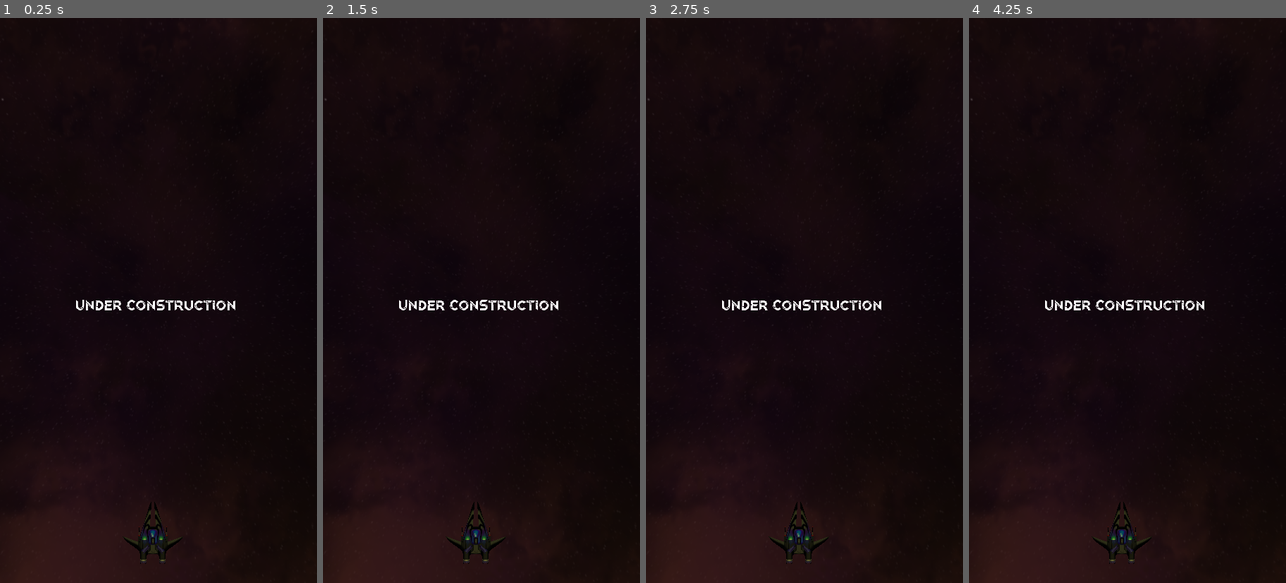
Above: before the commit, frames 1-4 (left to right).
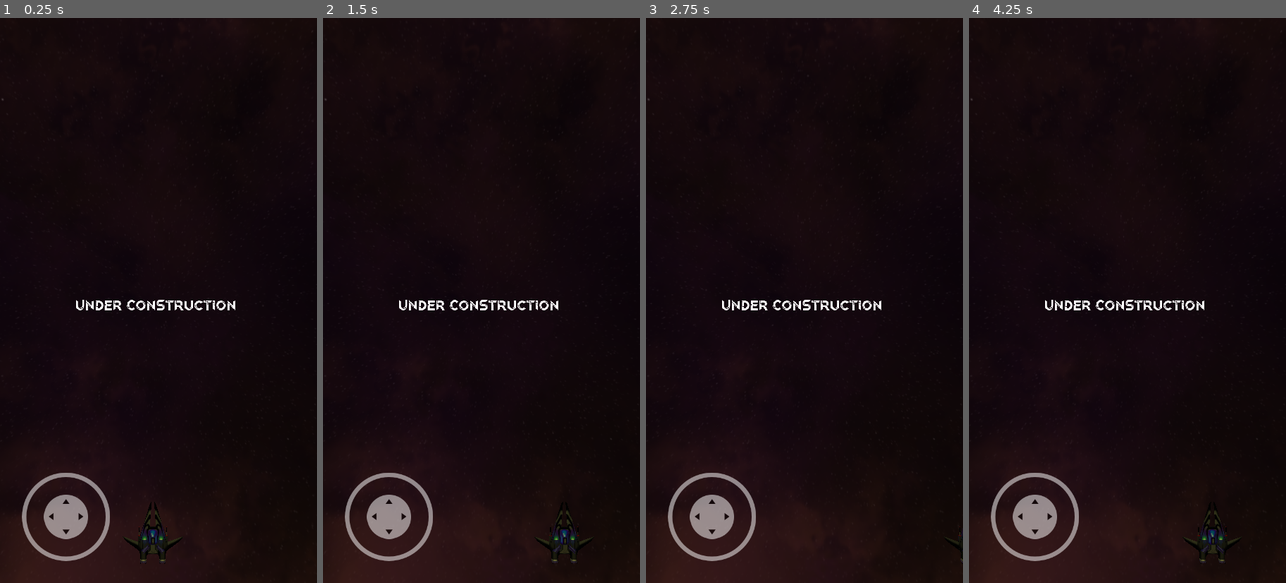
Above: after the commit, the same moments.

Repository: U3ForgeOrg/u3forgeWebsite
Game: Godot game, scene res://Scenes/ComingSoonScene.tscn
Same seed, same stepped clock (60 frames per second), same inputs: the game is played once before the commit and once after it.
Inputs (mouse positions are in pixels of both pictures, inside the frame that each line leads up to):
- Up to frame 1 (0.25 s): no input
- Up to frame 2 (1.5 s): tap Enter at 0.5 s; move the mouse to (551, 272) at 0.52 s; hold Right (ui_right) 0.53-1.25 s; click (551, 272) at 0.67 s; drag from (418, 328) to (465, 413) at 1.27 s
- Up to frame 3 (2.75 s): tap Space at 2 s; move the mouse to (836, 176) at 2.02 s; hold Right (ui_right) from 2.03 s (still down); click (836, 176) at 2.17 s
- Up to frame 4 (4.25 s): release Right (ui_right) at 2.75 s; drag from (1111, 413) to (1032, 215) at 2.77 s; tap Enter at 3.5 s; move the mouse to (1222, 385) at 3.52 s; hold Left (ui_left) from 3.53 s (still down); click (1222, 385) at 3.67 s

The runs differ from the first frame. In frame 1, 1.5% of the frame differs, in the area x 6-35%, y 80-97%; in frame 2, 2.3%, in the area x 6-85%, y 80-97%; in frame 3, 2.0%; in frame 4, 2.3%.

Commit message:
SpaceShip1

Diff:
--- a/Scenes/ComingSoonScene.tscn
+++ b/Scenes/ComingSoonScene.tscn
@@ -1,10 +1,12 @@
-[gd_scene load_steps=9 format=2]
+[gd_scene load_steps=12 format=2]
 
 [ext_resource path="res://SpaceSkyBox/skybox1.png" type="Texture" id=1]
 [ext_resource path="res://SpaceShips/shadee.jpg" type="Texture" id=2]
 [ext_resource path="res://Sounds/forgeSound.wav" type="AudioStream" id=3]
 [ext_resource path="res://SpaceShips/fighter1.obj" type="ArrayMesh" id=4]
 [ext_resource path="res://Scenes/UI.tscn" type="PackedScene" id=5]
+[ext_resource path="res://Scripts/SpaceShip.gd" type="Script" id=6]
+[ext_resource path="res://joystick/virtual_joystick.tscn" type="PackedScene" id=7]
 
 [sub_resource type="PanoramaSky" id=3]
 panorama = ExtResource( 1 )
@@ -15,6 +17,9 @@
 
 [sub_resource type="SpatialMaterial" id=1]
 albedo_texture = ExtResource( 2 )
+
+[sub_resource type="BoxShape" id=5]
+extents = Vector3( 1, 0.149888, 1 )
 
 [node name="Spatial" type="Spatial"]
 
@@ -34,8 +39,21 @@
 transform = Transform( -4.37114e-08, 0, -1, 0, 1, 0, 1, 0, -4.37114e-08, -0.0911103, 0, 1.94592 )
 mesh = ExtResource( 4 )
 material/0 = SubResource( 1 )
+script = ExtResource( 6 )
 
 [node name="OmniLight" type="OmniLight" parent="."]
 transform = Transform( 1, 0, 0, 0, 1, 0, 0, 0, 1, 0.155458, 1.19834, 1.29081 )
 light_color = Color( 0.847059, 0.937255, 0.415686, 1 )
 light_energy = 1.881
+
+[node name="StaticBody" type="StaticBody" parent="."]
+transform = Transform( 37.4921, 0, 0, 0, 1, 0, 0, 0, 27.3895, 0, 0.443958, 0 )
+
+[node name="CollisionShape" type="CollisionShape" parent="StaticBody"]
+shape = SubResource( 5 )
+
+[node name="Virtual joystick" parent="." instance=ExtResource( 7 )]
+action_left = "left"
+action_right = "right"
+action_up = "up"
+action_down = "down"
--- /dev/null
+++ b/Scripts/SpaceShip.gd
@@ -0,0 +1,29 @@
+extends MeshInstance
+
+onready var camera=get_parent().get_node("Camera")
+
+# Called when the node enters the scene tree for the first time.
+func _ready():
+	pass # Replace with function body.
+
+
+# Called every frame. 'delta' is the elapsed time since the previous frame.
+func _process(delta):
+	var horizontal=Input.get_action_strength("left")-Input.get_action_strength("right")
+	var vertical=Input.get_action_strength("down")-Input.get_action_strength("up")
+
+	translate(Vector3(vertical*delta,0,horizontal*delta))
+
+func handle_mouse_aim():
+	var mouse_coords = camera.get_viewport().get_mouse_position()
+
+	var from = camera.project_ray_origin(mouse_coords)
+	var to = from + camera.project_ray_normal(mouse_coords) * 5000
+	var space = get_world().direct_space_state
+
+	# ( Vector3 from, Vector3 to, Array exclude=[ ], int collision_mask=2147483647, bool collide_with_bodies=true, bool collide_with_areas=false )
+	# the only thing in this layer should be our world area adjusted at character eye level
+	var intersection = space.intersect_ray(from, to)
+	if intersection.has("position"):
+		print("int")
+		look_at(intersection["position"], Vector3.UP)
--- /dev/null
+++ b/joystick/virtual_joystick.gd
@@ -0,0 +1,161 @@
+class_name VirtualJoystick
+
+extends Control
+
+# https://github.com/MarcoFazioRandom/Virtual-Joystick-Godot
+
+#### EXPORTED VARIABLE ####
+
+# The color of the button when the joystick is in use.
+export(Color) var pressed_color := Color.gray
+
+# If the input is inside this range, the output is zero.
+export(float, 0, 200, 1) var deadzone_size : float = 10
+
+# The max distance the tip can reach.
+export(float, 0, 500, 1) var clampzone_size : float = 75
+
+# FIXED: The joystick doesn't move.
+# DYNAMIC: Every time the joystick area is pressed, the joystick position is set on the touched position.
+enum JoystickMode {FIXED, DYNAMIC}
+
+export(JoystickMode) var joystick_mode := JoystickMode.FIXED
+
+# VISIBILITY_ALWAYS = Always visible.
+# VISIBILITY_TOUCHSCREEN_ONLY = Visible on touch screens only.
+enum VisibilityMode {ALWAYS , TOUCHSCREEN_ONLY }
+
+export(VisibilityMode) var visibility_mode := VisibilityMode.ALWAYS
+
+# Use Input Actions
+export var use_input_actions := true
+
+# Project -> Project Settings -> Input Map
+export var action_left := "ui_left"
+export var action_right := "ui_right"
+export var action_up := "ui_up"
+export var action_down := "ui_down"
+
+#### PUBLIC VARIABLES ####
+
+# If the joystick is receiving inputs.
+var _pressed := false setget , is_pressed
+
+func is_pressed() -> bool:
+	return _pressed
+
+# The joystick output.
+var _output := Vector2.ZERO setget , get_output
+
+func get_output() -> Vector2:
+	return _output
+
+#### PRIVATE VARIABLES ####
+
+var _touch_index : int = -1
+
+onready var _base := $Base
+onready var _tip := $Base/Tip
+
+onready var _base_radius = _base.rect_size * _base.get_global_transform_with_canvas().get_scale() / 2
+
+onready var _base_default_position : Vector2 = _base.rect_position
+onready var _tip_default_position : Vector2 = _tip.rect_position
+
+onready var _default_color : Color = _tip.modulate
+
+#### FUNCTIONS ####
+
+func _ready() -> void:
+	if not OS.has_touchscreen_ui_hint() and visibility_mode == VisibilityMode.TOUCHSCREEN_ONLY:
+		hide()
+
+func _input(event: InputEvent) -> void:
+	if event is InputEventScreenTouch:
+		if event.pressed:
+			if _is_point_inside_joystick_area(event.position) and _touch_index == -1:
+				if joystick_mode == JoystickMode.DYNAMIC or (joystick_mode == JoystickMode.FIXED and _is_point_inside_base(event.position)):
+					if joystick_mode == JoystickMode.DYNAMIC:
+						_move_base(event.position)
+					_touch_index = event.index
+					_tip.modulate = pressed_color
+					_update_joystick(event.position)
+					get_tree().set_input_as_handled()
+		elif event.index == _touch_index:
+			_reset()
+			get_tree().set_input_as_handled()
+	elif event is InputEventScreenDrag:
+		if event.index == _touch_index:
+			_update_joystick(event.position)
+			get_tree().set_input_as_handled()
+
+func _move_base(new_position: Vector2) -> void:
+	_base.rect_global_position = new_position - _base.rect_pivot_offset * get_global_transform_with_canvas().get_scale()
+
+func _move_tip(new_position: Vector2) -> void:
+	_tip.rect_global_position = new_position - _tip.rect_pivot_offset * _base.get_global_transform_with_canvas().get_scale()
+
+func _is_point_inside_joystick_area(point: Vector2) -> bool:
+	var x: bool = point.x >= rect_global_position.x and point.x <= rect_global_position.x + (rect_size.x * get_global_transform_with_canvas().get_scale().x)
+	var y: bool = point.y >= rect_global_position.y and point.y <= rect_global_position.y + (rect_size.y * get_global_transform_with_canvas().get_scale().y)
+	return x and y
+
+func _is_point_inside_base(point: Vector2) -> bool:
+	var center : Vector2 = _base.rect_global_position + _base_radius
+	var vector : Vector2 = point - center
+	if vector.length_squared() <= _base_radius.x * _base_radius.x:
+		return true
+	else:
+		return false
+
+func _update_joystick(touch_position: Vector2) -> void:
+	var center : Vector2 = _base.rect_global_position + _base_radius
+	var vector : Vector2 = touch_position - center
+	vector = vector.clamped(clampzone_size)
+
+	_move_tip(center + vector)
+
+	if vector.length_squared() > deadzone_size * deadzone_size:
+		_pressed = true
+		_output = (vector - (vector.normalized() * deadzone_size)) / (clampzone_size - deadzone_size)
+	else:
+		_pressed = false
+		_output = Vector2.ZERO
+
+	if use_input_actions:
+		_update_input_actions()
+
+func _update_input_actions():
+	if _output.x < 0:
+		Input.action_press(action_left, -_output.x)
+	elif Input.is_action_pressed(action_left):
+		Input.action_release(action_left)
+	if _output.x > 0:
+		Input.action_press(action_right, _output.x)
+	elif Input.is_action_pressed(action_right):
+		Input.action_release(action_right)
+	if _output.y < 0:
+		Input.action_press(action_up, -_output.y)
+	elif Input.is_action_pressed(action_up):
+		Input.action_release(action_up)
+	if _output.y > 0:
+		Input.action_press(action_down, _output.y)
+	elif Input.is_action_pressed(action_down):
+		Input.action_release(action_down)
+
+func _reset():
+	_pressed = false
+	_output = Vector2.ZERO
+	_touch_index = -1
+	_tip.modulate = _default_color
+	_base.rect_position = _base_default_position
+	_tip.rect_position = _tip_default_position
+	if use_input_actions:
+		if Input.is_action_pressed(action_left) or Input.is_action_just_pressed(action_left):
+			Input.action_release(action_left)
+		if Input.is_action_pressed(action_right) or Input.is_action_just_pressed(action_right):
+			Input.action_release(action_right)
+		if Input.is_action_pressed(action_down) or Input.is_action_just_pressed(action_down):
+			Input.action_release(action_down)
+		if Input.is_action_pressed(action_up) or Input.is_action_just_pressed(action_up):
+			Input.action_release(action_up)
--- /dev/null
+++ b/joystick/virtual_joystick.tscn
@@ -0,0 +1,58 @@
+[gd_scene load_steps=4 format=2]
+
+[ext_resource path="res://joystick/textures/joystick_base_outline.png" type="Texture" id=1]
+[ext_resource path="res://joystick/textures/joystick_tip_arrows.png" type="Texture" id=2]
+[ext_resource path="res://joystick/virtual_joystick.gd" type="Script" id=3]
+
+[node name="Virtual joystick" type="Control"]
+modulate = Color( 1, 1, 1, 0.509804 )
+anchor_top = 1.0
+anchor_bottom = 1.0
+margin_left = 50.0
+margin_top = -250.0
+margin_right = 250.0
+margin_bottom = -50.0
+script = ExtResource( 3 )
+__meta__ = {
+"_edit_use_anchors_": false
+}
+
+[node name="Base" type="TextureRect" parent="."]
+anchor_left = 0.5
+anchor_top = 0.5
+anchor_right = 0.5
+anchor_bottom = 0.5
+margin_left = -100.0
+margin_top = -100.0
+margin_right = 100.0
+margin_bottom = 100.0
+grow_horizontal = 2
+grow_vertical = 2
+rect_pivot_offset = Vector2( 100, 100 )
+size_flags_horizontal = 4
+size_flags_vertical = 4
+texture = ExtResource( 1 )
+stretch_mode = 6
+__meta__ = {
+"_edit_use_anchors_": false
+}
+
+[node name="Tip" type="TextureRect" parent="Base"]
+anchor_left = 0.5
+anchor_top = 0.5
+anchor_right = 0.5
+anchor_bottom = 0.5
+margin_left = -50.0
+margin_top = -50.0
+margin_right = 50.0
+margin_bottom = 50.0
+grow_horizontal = 2
+grow_vertical = 2
+rect_pivot_offset = Vector2( 50, 50 )
+size_flags_horizontal = 4
+size_flags_vertical = 4
+texture = ExtResource( 2 )
+stretch_mode = 6
+__meta__ = {
+"_edit_use_anchors_": false
+}
--- a/project.godot
+++ b/project.godot
@@ -7,6 +7,16 @@
 ;   param=value ; assign values to parameters
 
 config_version=4
+
+_global_script_classes=[ {
+"base": "Control",
+"class": "VirtualJoystick",
+"language": "GDScript",
+"path": "res://joystick/virtual_joystick.gd"
+} ]
+_global_script_class_icons={
+"VirtualJoystick": ""
+}
 
 [application]
 
@@ -28,6 +38,37 @@
 
 common/drop_mouse_on_gui_input_disabled=true
 
+[input]
+
+up={
+"deadzone": 0.5,
+"events": [ Object(InputEventKey,"resource_local_to_scene":false,"resource_name":"","device":0,"alt":false,"shift":false,"control":false,"meta":false,"command":false,"pressed":false,"scancode":87,"physical_scancode":0,"unicode":0,"echo":false,"script":null)
+, Object(InputEventKey,"resource_local_to_scene":false,"resource_name":"","device":0,"alt":false,"shift":false,"control":false,"meta":false,"command":false,"pressed":false,"scancode":16777232,"physical_scancode":0,"unicode":0,"echo":false,"script":null)
+ ]
+}
+down={
+"deadzone": 0.5,
+"events": [ Object(InputEventKey,"resource_local_to_scene":false,"resource_name":"","device":0,"alt":false,"shift":false,"control":false,"meta":false,"command":false,"pressed":false,"scancode":16777234,"physical_scancode":0,"unicode":0,"echo":false,"script":null)
+, Object(InputEventKey,"resource_local_to_scene":false,"resource_name":"","device":0,"alt":false,"shift":false,"control":false,"meta":false,"command":false,"pressed":false,"scancode":83,"physical_scancode":0,"unicode":0,"echo":false,"script":null)
+ ]
+}
+right={
+"deadzone": 0.5,
+"events": [ Object(InputEventKey,"resource_local_to_scene":false,"resource_name":"","device":0,"alt":false,"shift":false,"control":false,"meta":false,"command":false,"pressed":false,"scancode":68,"physical_scancode":0,"unicode":0,"echo":false,"script":null)
+, Object(InputEventKey,"resource_local_to_scene":false,"resource_name":"","device":0,"alt":false,"shift":false,"control":false,"meta":false,"command":false,"pressed":false,"scancode":16777233,"physical_scancode":0,"unicode":0,"echo":false,"script":null)
+ ]
+}
+left={
+"deadzone": 0.5,
+"events": [ Object(InputEventKey,"resource_local_to_scene":false,"resource_name":"","device":0,"alt":false,"shift":false,"control":false,"meta":false,"command":false,"pressed":false,"scancode":65,"physical_scancode":0,"unicode":0,"echo":false,"script":null)
+, Object(InputEventKey,"resource_local_to_scene":false,"resource_name":"","device":0,"alt":false,"shift":false,"control":false,"meta":false,"command":false,"pressed":false,"scancode":16777231,"physical_scancode":0,"unicode":0,"echo":false,"script":null)
+ ]
+}
+
+[input_devices]
+
+pointing/emulate_touch_from_mouse=true
+
 [physics]
 
 common/enable_pause_aware_picking=true
--- /dev/null
+++ b/test/player.gd
@@ -0,0 +1,24 @@
+extends Sprite
+
+export (NodePath) var joystickLeftPath
+onready var joystickLeft : VirtualJoystick = get_node(joystickLeftPath)
+
+export var speed : float = 100
+
+export (NodePath) var joystickRightPath
+onready var joystickRight : VirtualJoystick = get_node(joystickRightPath)
+
+func _process(delta: float) -> void:
+#	# Movement using the joystick output:
+#	if joystickLeft and joystickLeft.is_pressed():
+#		position += joystickLeft.get_output() * speed * delta
+
+	# Movement using Input functions:
+	var move := Vector2.ZERO
+	move.x = Input.get_axis("ui_left", "ui_right")
+	move.y = Input.get_axis("ui_up", "ui_down")
+	position += move * speed * delta
+
+	# Rotation:
+	if joystickRight and joystickRight.is_pressed():
+		rotation = joystickRight.get_output().angle()
--- /dev/null
+++ b/test/test.tscn
@@ -0,0 +1,27 @@
+[gd_scene load_steps=4 format=2]
+
+[ext_resource path="res://icon.png" type="Texture" id=1]
+[ext_resource path="res://joystick/virtual_joystick.tscn" type="PackedScene" id=2]
+[ext_resource path="res://test/player.gd" type="Script" id=3]
+
+[node name="Node" type="Node"]
+
+[node name="UI" type="CanvasLayer" parent="."]
+
+[node name="Virtual joystick" parent="UI" instance=ExtResource( 2 )]
+
+[node name="Virtual joystick2" parent="UI" instance=ExtResource( 2 )]
+anchor_left = 1.0
+anchor_right = 1.0
+margin_left = -250.0
+margin_right = -50.0
+joystick_mode = 1
+use_input_actions = false
+
+[node name="Icon" type="Sprite" parent="."]
+position = Vector2( 512, 300 )
+scale = Vector2( 2, 2 )
+texture = ExtResource( 1 )
+script = ExtResource( 3 )
+joystickLeftPath = NodePath("../UI/Virtual joystick")
+joystickRightPath = NodePath("../UI/Virtual joystick2")
Binary file added: joystick/textures/joystick_base_outline.png
Binary file added: joystick/textures/joystick_tip.png
Binary file added: joystick/textures/joystick_tip_arrows.png
Binary file added: previews/gitpreview.png
Binary file added: previews/icon.png
Binary file added: previews/preview1.png
Binary file added: previews/preview2.png
Binary file added: previews/preview3.png
